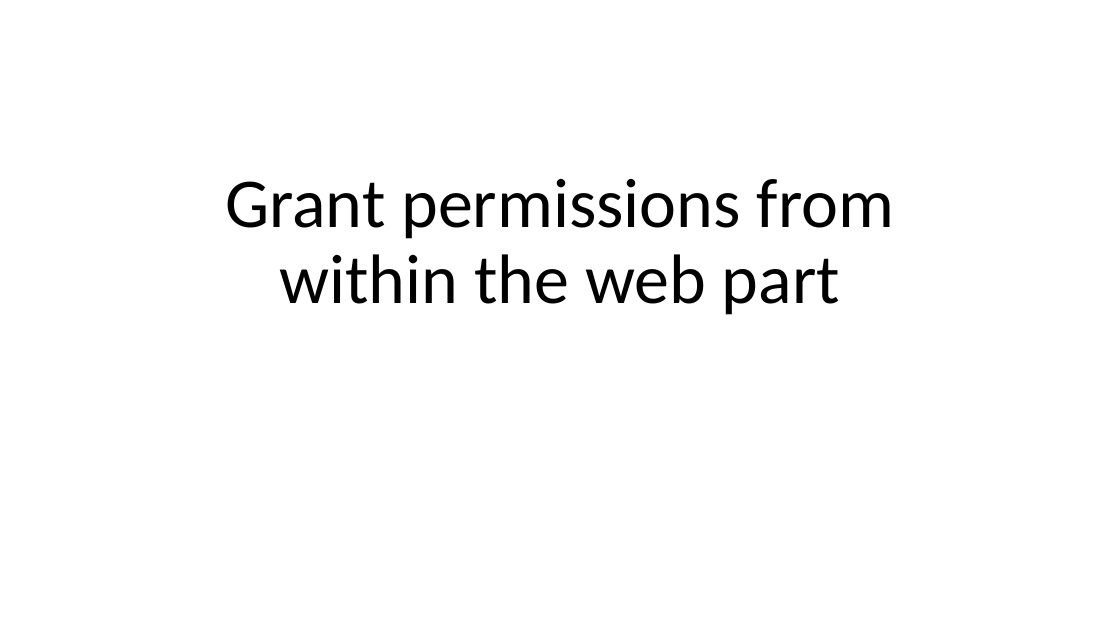
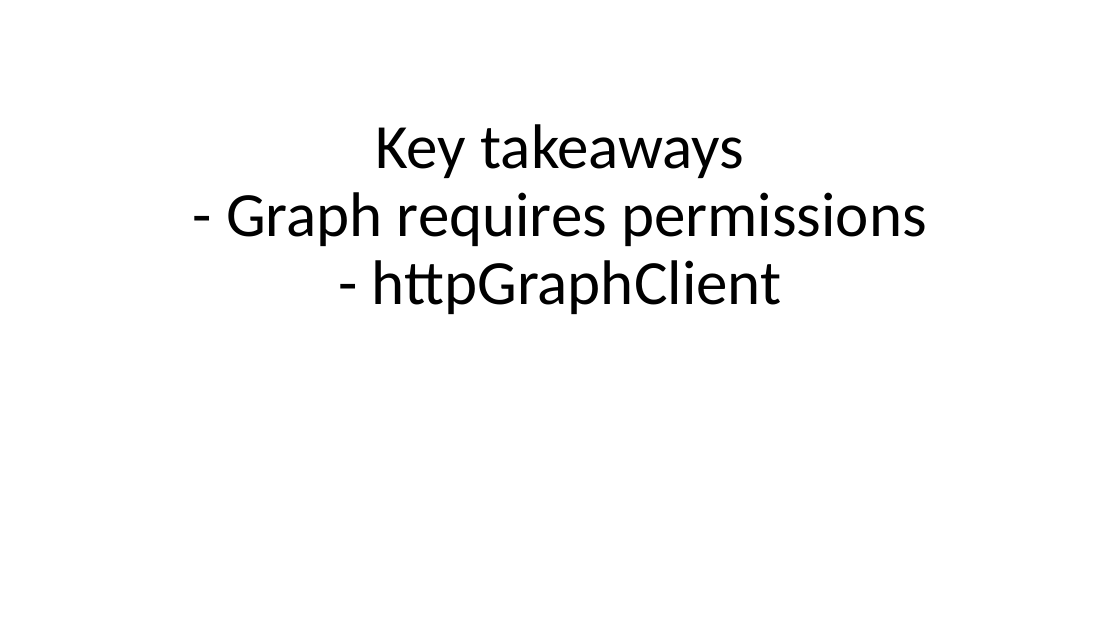
Before and after one commit to VelinGeorgiev/microsoft-graph-scottish-summit-2020, a slide deck: slide 9 of Presentation/MicrosoftGraphAndSPFx.pptx (slide 8 before the commit). Drawn at 1120x630 pixels with LibreOffice and Linux fonts; fonts in the diff are those of the drawing. Boxes give left, top, right and bottom in pixels: in the first picture for what was removed or moved away, otherwise in the second. Text is boxed around its words. In the diff, an @@ line names an element or a change of style, - is before the commit and + after.

Commit message:
Samples implemented using MSGraphClient

```diff
--- a/Presentation/MicrosoftGraphAndSPFx.pptx
+++ b/Presentation/MicrosoftGraphAndSPFx.pptx
@@ title at box(226, 124, 927, 314): text changed; size 60 to 54 pt @@
-Grant permissions from within the web part
+Key takeaways
+- Graph requires permissions
+- httpGraphClient
```
Also in this commit, not shown: 3 slides added, 9 other files.
